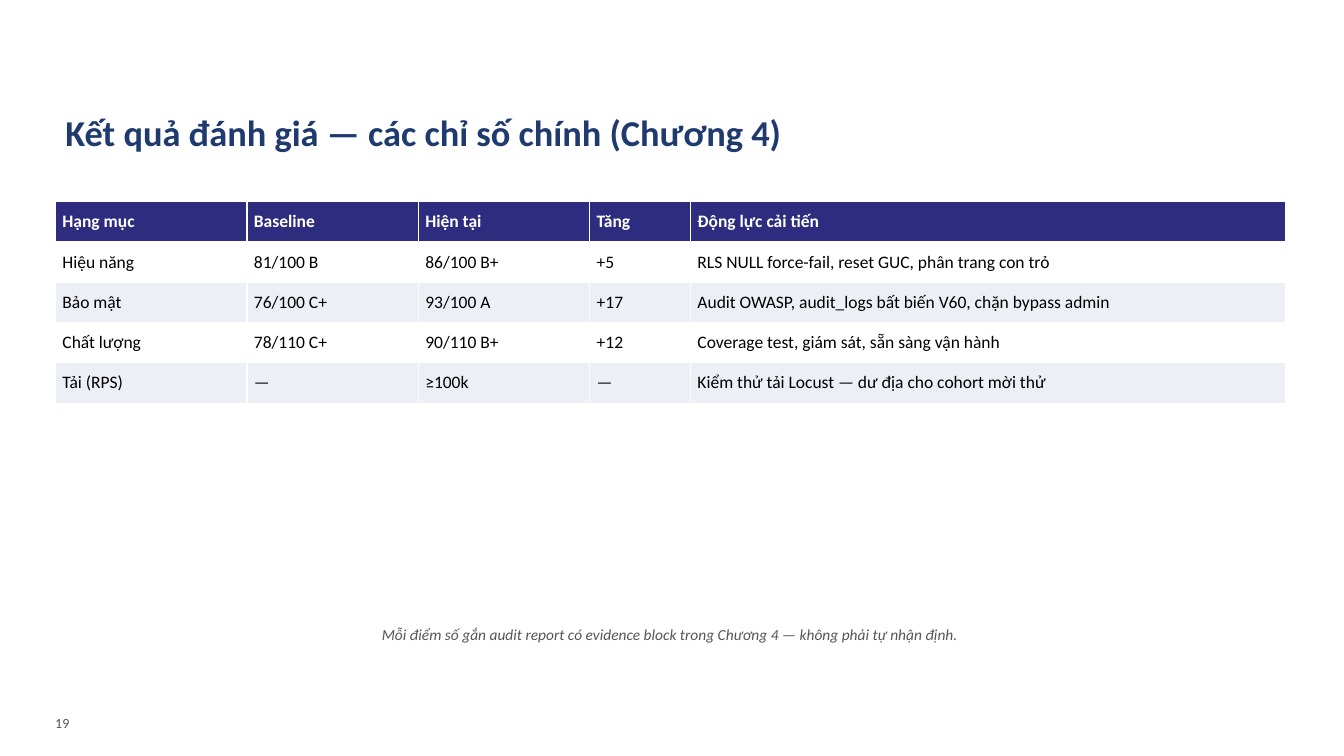
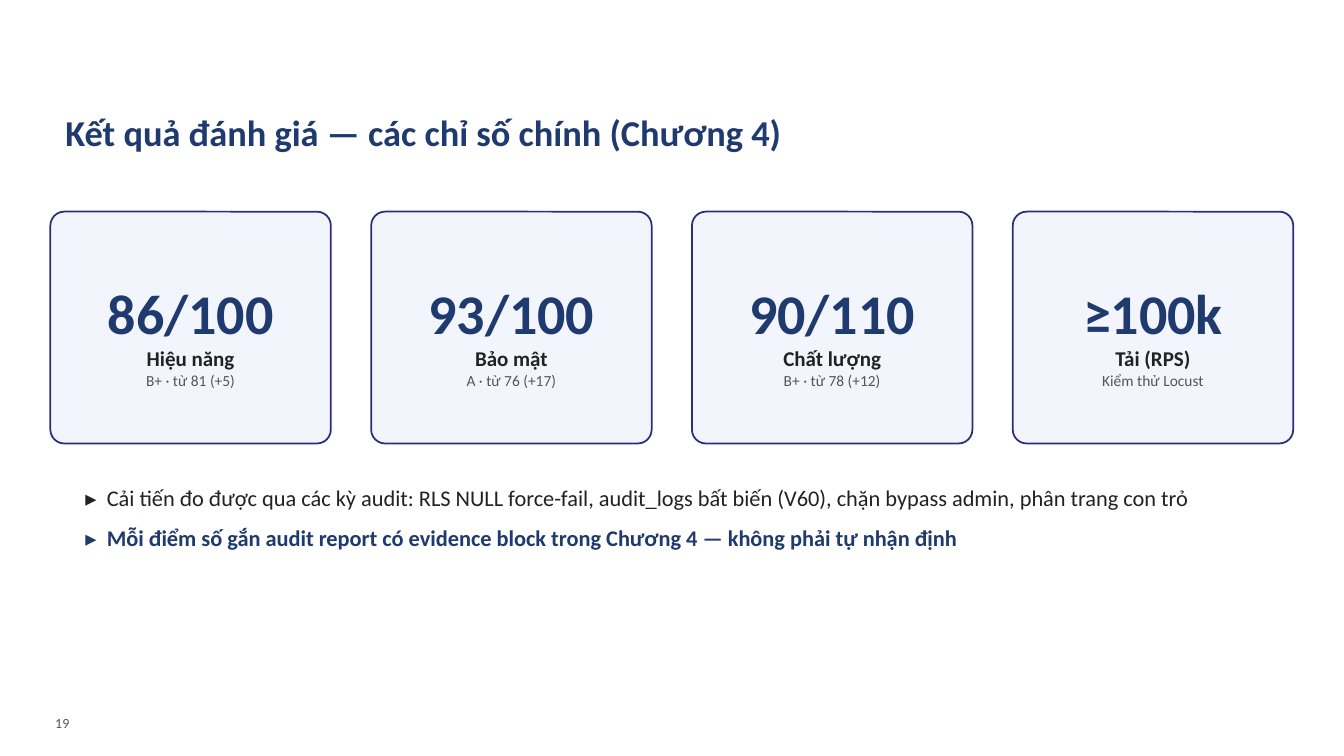
Before and after one commit to VictorAurelius/2026-Kite-Class-Platform, a slide deck: slide 19 of documents/08-thesis/defense/KiteHub-baove-khoaluan-20slide.pptx. Drawn at 1344x756 pixels with LibreOffice and Linux fonts; fonts in the diff are those of the drawing; background and template pictures are left out. Boxes give left, top, right and bottom in pixels: in the first picture for what was removed or moved away, otherwise in the second. Text is boxed around its words. In the diff, an @@ line names an element or a change of style, - is before the commit and + after.

```diff
--- a/documents/08-thesis/defense/KiteHub-baove-khoaluan-20slide.pptx
+++ b/documents/08-thesis/defense/KiteHub-baove-khoaluan-20slide.pptx
@@ table removed at (55, 202, 1286, 403), 5 rows, 5 columns @@
-Hạng mục | Baseline | Hiện tại | Tăng | Động lực cải tiến
-Hiệu năng | 81/100 B | 86/100 B+ | +5 | RLS NULL force-fail, reset GUC, phân trang con trỏ
-Bảo mật | 76/100 C+ | 93/100 A | +17 | Audit OWASP, audit_logs bất biến V60, chặn bypass admin
-Chất lượng | 78/110 C+ | 90/110 B+ | +12 | Coverage test, giám sát, sẵn sàng vận hành
-Tải (RPS) | — | ≥100k | — | Kiểm thử tải Locust — dư địa cho cohort mời thử
@@ rounded rectangle added at (50, 212, 331, 444), fill #F2F6FC, outline #2E2C7E 1.25 pt, 11 pt, text #555555, bold @@
+86/100
+Hiệu năng
+B+ · từ 81 (+5)
@@ rounded rectangle added at (371, 212, 651, 444), fill #F2F6FC, outline #2E2C7E 1.25 pt, 11 pt, text #555555, bold @@
+93/100
+Bảo mật
+A · từ 76 (+17)
@@ rounded rectangle added at (692, 212, 972, 444), fill #F2F6FC, outline #2E2C7E 1.25 pt, 11 pt, text #555555, bold @@
+90/110
+Chất lượng
+B+ · từ 78 (+12)
@@ rounded rectangle added at (1013, 212, 1294, 444), fill #F2F6FC, outline #2E2C7E 1.25 pt, 11 pt, text #555555, bold @@
+≥100k
+Tải (RPS)
+Kiểm thử Locust
@@ text at (107, 489, 1188, 550): text changed; size 11 to 16 pt; text colour #555555 to #222222; italic off @@
-Mỗi điểm số gắn audit report có evidence block trong Chương 4 — không phải tự nhận định.
+▸ Cải tiến đo được qua các kỳ audit: RLS NULL force-fail, audit_logs bất biến (V60), chặn bypass admin, phân trang con trỏ
+▸ Mỗi điểm số gắn audit report có evidence block trong Chương 4 — không phải tự nhận định
```
Also in this commit, not shown: 15 other slides changed, 1 other file.
